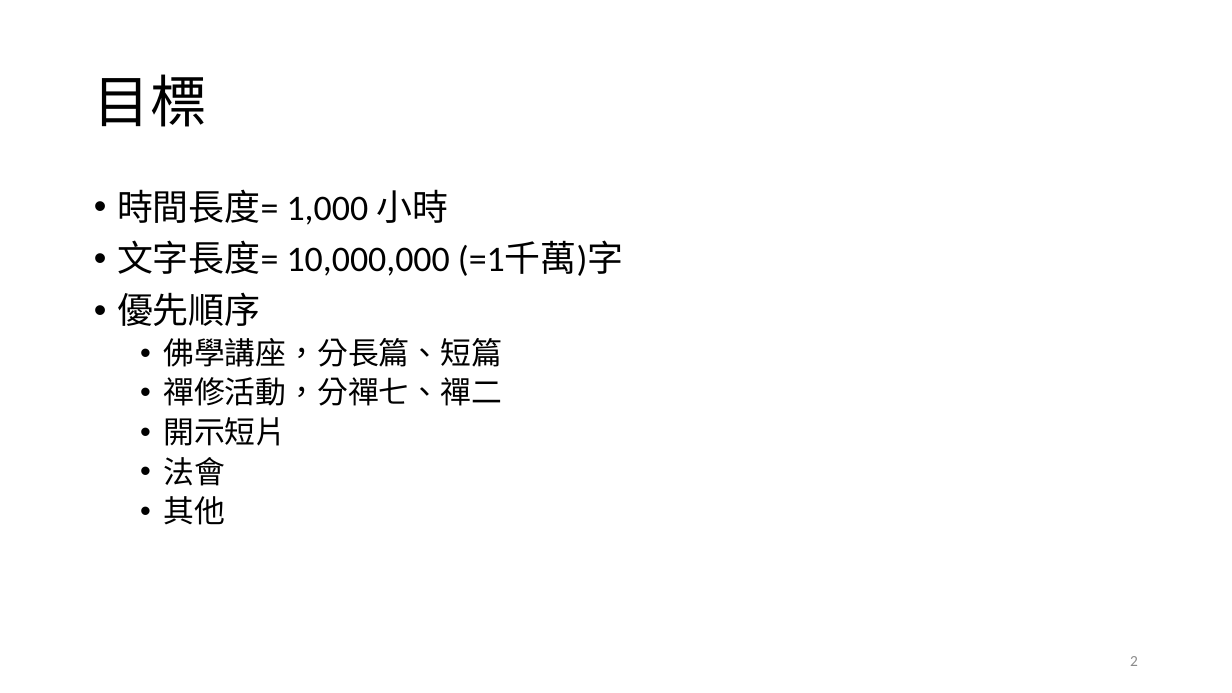
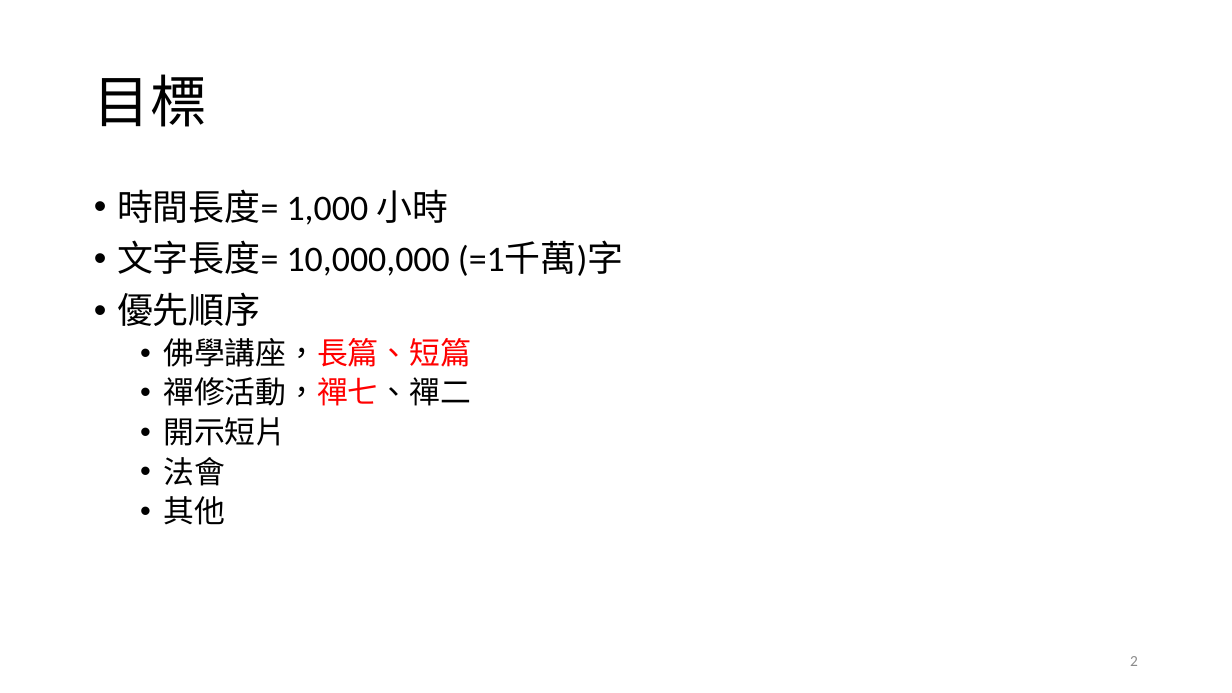
Before and after one commit to renyuanL/GuyanTrans2023, a slide deck: slide 2 of 古嚴寺影音逐字稿.pptx. Drawn at 1232x693 pixels with LibreOffice and Linux fonts; fonts in the diff are those of the drawing. Boxes give left, top, right and bottom in pixels: in the first picture for what was removed or moved away, otherwise in the second. Text is boxed around its words. In the diff, an @@ line names an element or a change of style, - is before the commit and + after.

```diff
--- a/古嚴寺影音逐字稿.pptx
+++ b/古嚴寺影音逐字稿.pptx
@@ text at (163,338,471,406): text changed @@
-  • 佛學講座，分長篇、短篇
-  • 禪修活動，分禪七、禪二
+  • 佛學講座，長篇、短篇
+  • 禪修活動，禪七、禪二
```
Also in this commit, not shown: 2 other slides changed, 1 other file.
